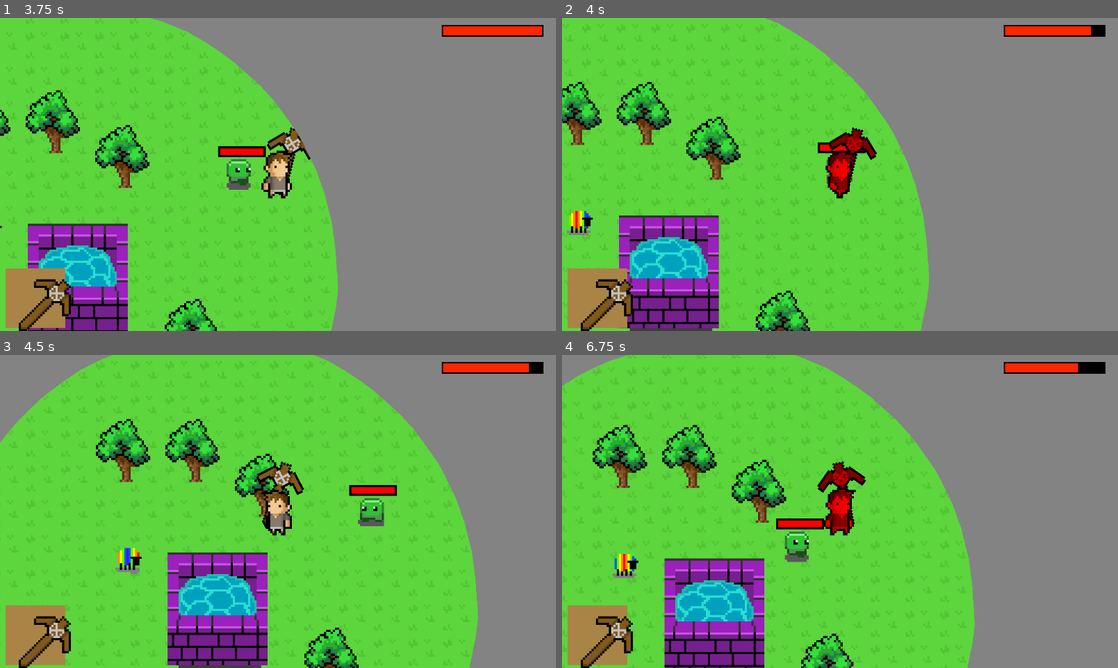
Above: before the commit, frames 1-4 (two rows, left to right).
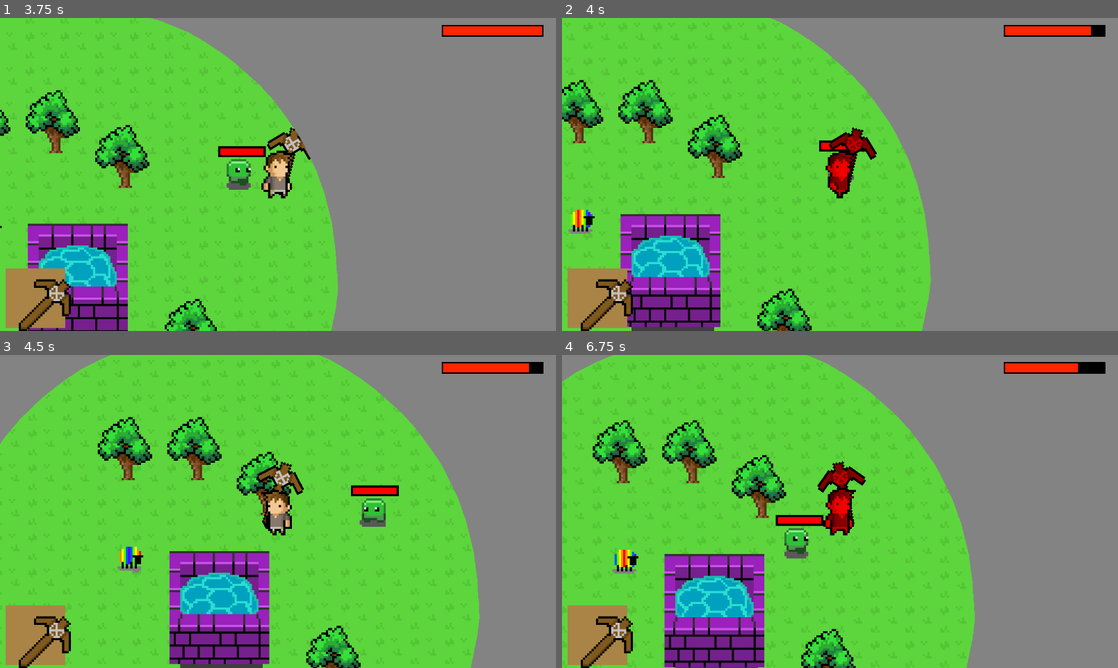
Above: after the commit, the same moments.

Repository: Tourtle21/DefendersOfTheKeep
Game: Godot game, scene res://world/world.tscn
The game is run twice, just before and just after one commit, with the same random seed, the same clock (stepped at 60 frames per second) and the same inputs. Sound files missing from this copy of the repository are replaced by a short silence.
Inputs (mouse positions are in pixels of both pictures, inside the frame that each line leads up to):
- Up to frame 1 (3.75 s): move the mouse to (400, 158) at 0.52 s; hold D (move_right) 0.53-1.28 s; click (400, 158) at 0.67 s; move the mouse to (166, 190) at 1.27 s; hold S (move_down) 1.28-2.03 s; move the mouse to (333, 105) at 2.02 s; hold D (move_right) 2.03-2.78 s; move the mouse to (250, 237) at 2.77 s; hold W (move_up) 2.78-3.53 s; click (250, 237) at 2.92 s; move the mouse to (444, 221) at 3.52 s; hold A (move_left) from 3.53 s (still down)
- Up to frame 2 (4 s): keep holding A (move_left)
- Up to frame 3 (4.5 s): keep holding A (move_left); move the mouse to (111, 464) at 4.27 s
- Up to frame 4 (6.75 s): move the mouse to (867, 511) at 5.02 s; release A (move_left) at 5.03 s; hold S (move_down) 5.03-5.78 s; click (867, 511) at 5.17 s; move the mouse to (756, 433) at 5.77 s; hold D (move_right) 5.78-6.53 s; move the mouse to (962, 495) at 6.52 s; hold W (move_up) from 6.53 s (still down)

Frame 1 is identical in both runs. In frame 2, 6.2% of the frame differs, in the area x 0-67%, y 0-100%; in frame 3, 6.5%; in frame 4, 8.6%, in the area x 0-75%, y 0-100%.

Commit message:
Updated blobbert to have a circular collision so it wraps around objects better

Diff:
--- a/enemies/blobbert/blobbert.tscn
+++ b/enemies/blobbert/blobbert.tscn
@@ -5,8 +5,9 @@
 [ext_resource type="PackedScene" uid="uid://ct3ybaw6glffy" path="res://hitboxes/hitbox.tscn" id="3_a6ht3"]
 [ext_resource type="AudioStream" uid="uid://dm6drq54bje88" path="res://enemies/blobbert/take_damage.ogg" id="4_sejs2"]
 
-[sub_resource type="RectangleShape2D" id="RectangleShape2D_xoqb3"]
-size = Vector2(10.2, 6)
+[sub_resource type="CapsuleShape2D" id="CapsuleShape2D_tssu1"]
+radius = 3.0
+height = 10.0
 
 [sub_resource type="Animation" id="Animation_3xy38"]
 length = 0.001
@@ -56,8 +57,8 @@
 script = ExtResource("1_ebrrg")
 
 [node name="CollisionShape2D" type="CollisionShape2D" parent="."]
-position = Vector2(0.1, -0.2)
-shape = SubResource("RectangleShape2D_xoqb3")
+rotation = 1.5708
+shape = SubResource("CapsuleShape2D_tssu1")
 
 [node name="Sprite2D" type="Sprite2D" parent="."]
 y_sort_enabled = true
